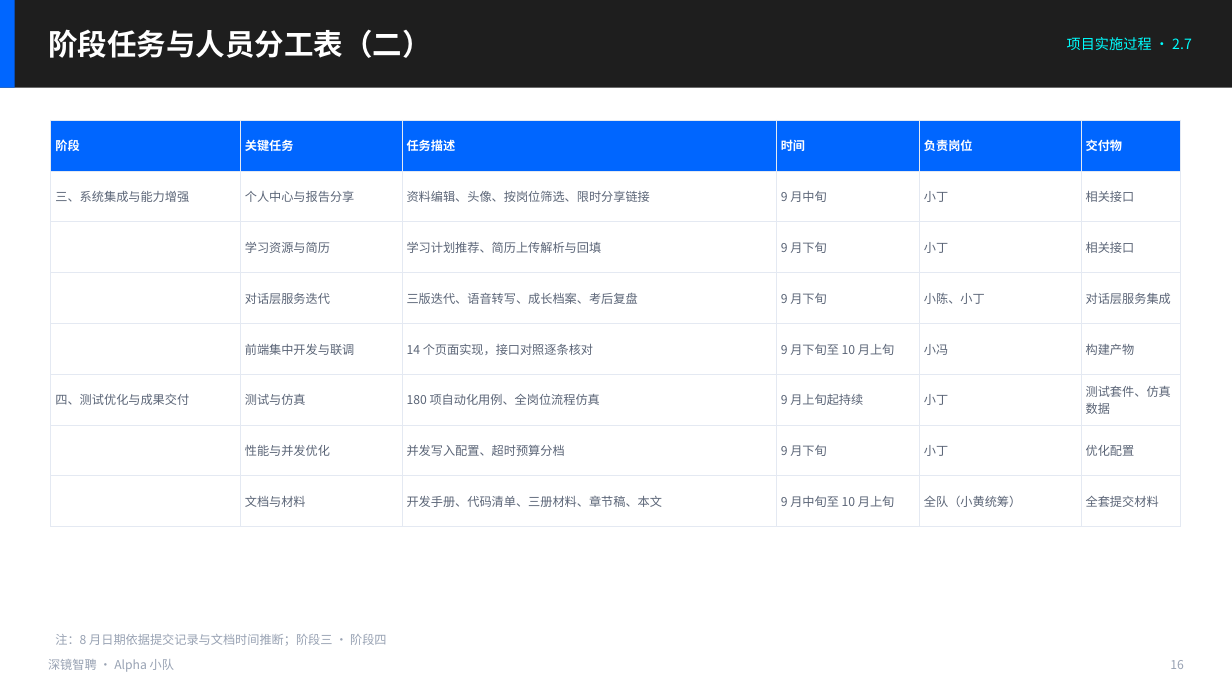
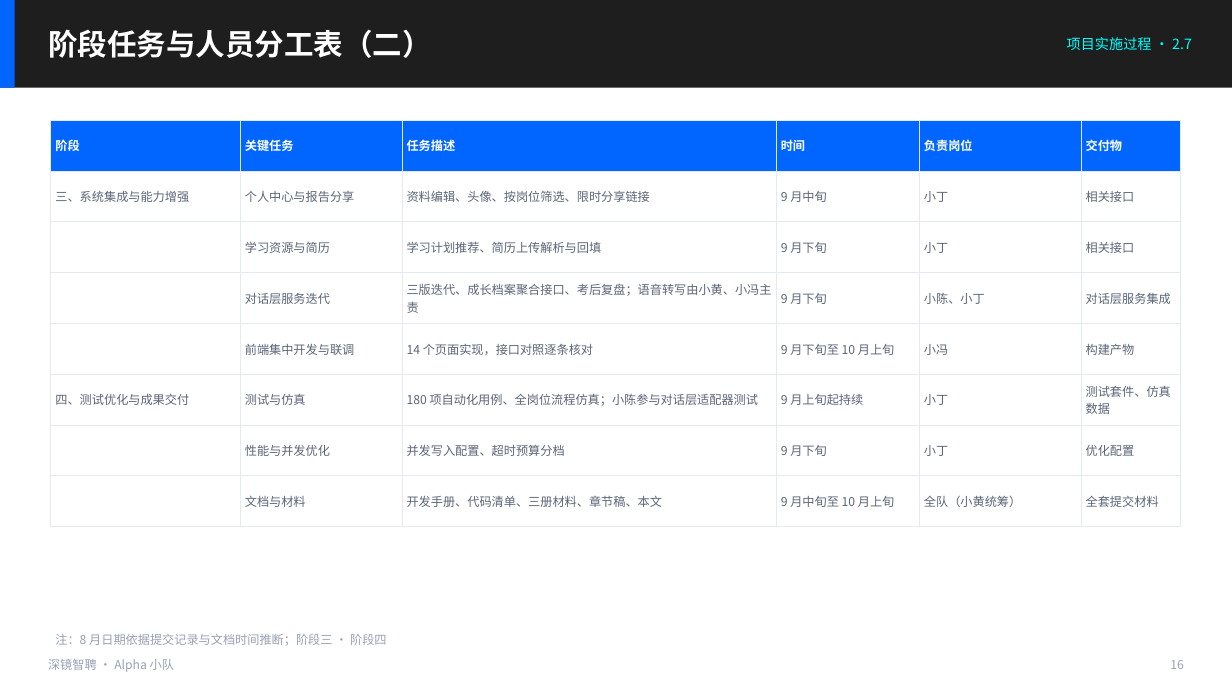
Before and after one commit to yangziyue-c/ai-interview-system, a slide deck: slide 18 of docs/submission/05-项目的详细分工及过程-演示稿.pptx. Drawn at 1232x693 pixels with LibreOffice and Linux fonts; fonts in the diff are those of the drawing. Boxes give left, top, right and bottom in pixels: in the first picture for what was removed or moved away, otherwise in the second. Text is boxed around its words. In the diff, an @@ line names an element or a change of style, - is before the commit and + after.

```diff
--- a/docs/submission/05-项目的详细分工及过程-演示稿.pptx
+++ b/docs/submission/05-项目的详细分工及过程-演示稿.pptx
@@ table at (51, 120, 1181, 511) @@
-row 4, column 3: 三版迭代、语音转写、成长档案、考后复盘
+row 4, column 3: 三版迭代、成长档案聚合接口、考后复盘；语音转写由小黄、小冯主责
-row 6, column 3: 180 项自动化用例、全岗位流程仿真
+row 6, column 3: 180 项自动化用例、全岗位流程仿真；小陈参与对话层适配器测试
```
Also in this commit, not shown: 3 other slides changed, 6 other files.
